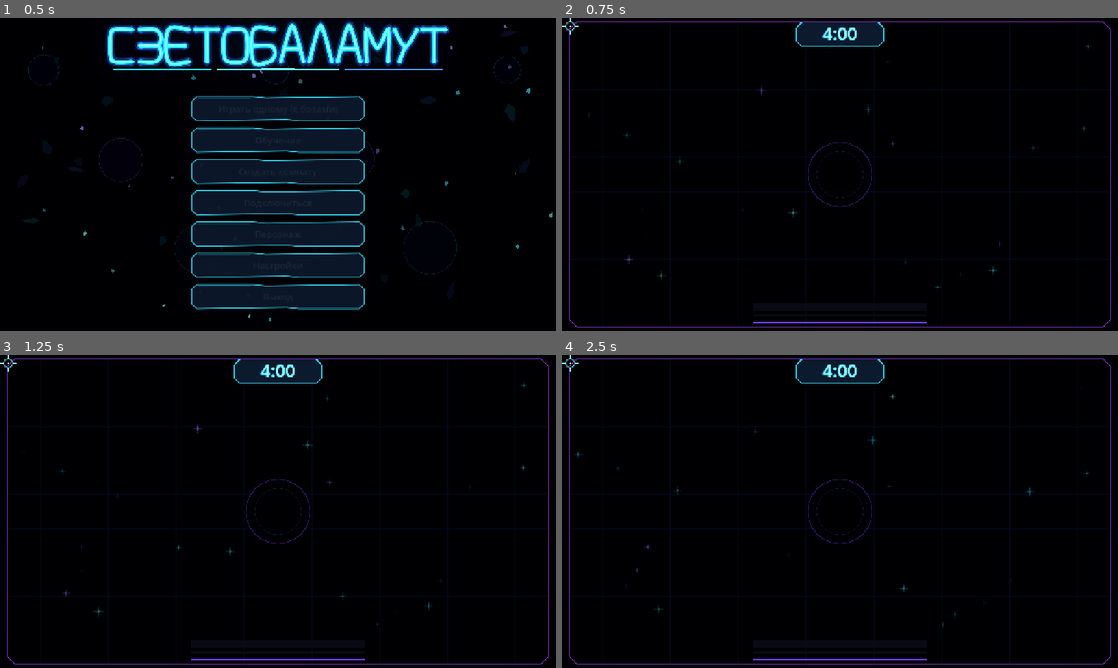
Above: before the commit, frames 1-4 (two rows, left to right).
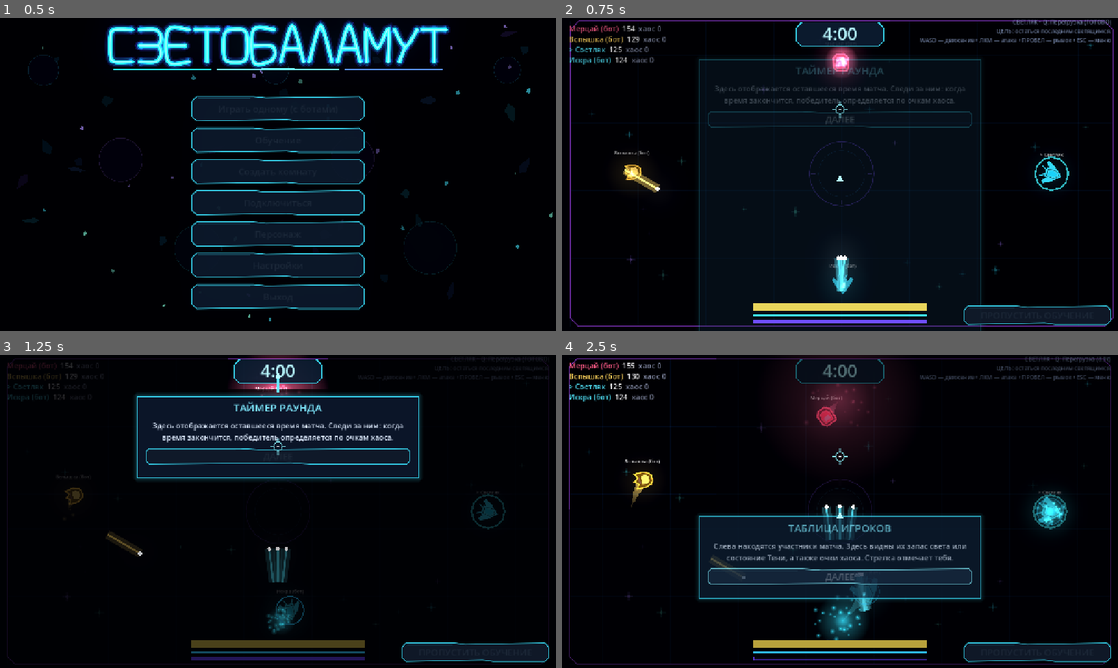
Above: after the commit, the same moments.

Repository: DvoreZZKy/svetobalamut
Game: Godot game, scene res://scenes/menu.tscn
Same seed, same stepped clock (60 frames per second), same inputs: the game is played once before the commit and once after it.
Inputs (mouse positions are in pixels of both pictures, inside the frame that each line leads up to):
- Up to frame 1 (0.5 s): no input
- Up to frame 2 (0.75 s): click "Играть одному (с ботами)" at 0.5 s
- Up to frame 3 (1.25 s): no input
- Up to frame 4 (2.5 s): tap Enter (restart) at 1.25 s; move the mouse to (962, 495) at 1.27 s; hold D (right) 1.28-2 s; tap Q (ability) at 1.35 s; click (962, 495) at 1.42 s; click (840, 455) at 2 s, where only the run after the commit has a clickable "ДАЛЕЕ"

Frame 1 is identical in both runs. In frame 2, 13% of the frame differs, in the area x 0-100%, y 0-100%; in frame 3, 20%; in frame 4, 23%, in the area x 0-99%, y 0-99%.
Error before the commit: Parse Error: Cannot infer the type of "old_light" variable because the value doesn't have a set type. (res://scripts/sim.gd:281)

Commit message:
Fix inferred light variable types in simulation

Diff:
--- a/scripts/sim.gd
+++ b/scripts/sim.gd
@@ -278,9 +278,9 @@
 		if eater.hp <= 0:
 			eater.dead = true
 			events.append({"t": "eat", "x": eater.pos.x, "y": eater.pos.y, "c": p.ci})
-			var old_light := p.light
+			var old_light: float = float(p.light)
 			p.light = minf(p.max_light, p.light + 9.0)
-			var healed := p.light - old_light
+			var healed: float = float(p.light) - old_light
 			if healed > 0.01:
 				events.append({"t": "heal", "id": p.id, "amount": healed})
 		else:
@@ -391,17 +391,17 @@
 			if contributor.shadow or contributor.decoy:
 				continue
 			var share := KILL_BONUS * maxf(0.0, float(damage_by[attacker_id])) / total_damage
-			var old_light := contributor.light
+			var old_light: float = float(contributor.light)
 			contributor.light = minf(contributor.max_light, contributor.light + share)
-			var healed := contributor.light - old_light
+			var healed: float = float(contributor.light) - old_light
 			if healed > 0.01:
 				events.append({"t": "heal", "id": contributor.id, "amount": healed})
 	elif killer != 0 and killer != p.id and players.has(killer):
 		var fallback: Dictionary = players[killer]
 		if not fallback.shadow and not fallback.decoy:
-			var old_light := fallback.light
+			var old_light: float = float(fallback.light)
 			fallback.light = minf(fallback.max_light, fallback.light + KILL_BONUS)
-			var healed := fallback.light - old_light
+			var healed: float = float(fallback.light) - old_light
 			if healed > 0.01:
 				events.append({"t": "heal", "id": fallback.id, "amount": healed})
 	if killer != 0 and killer != p.id and players.has(killer):
@@ -443,9 +443,9 @@
 	if src != 0 and players.has(src):
 		var a: Dictionary = players[src]
 		if not a.shadow:
-			var old_light := a.light
+			var old_light: float = float(a.light)
 			a.light = minf(a.max_light, a.light + reduced * 0.35)
-			var healed := a.light - old_light
+			var healed: float = float(a.light) - old_light
 			if healed > 0.01:
 				events.append({"t": "heal", "id": a.id, "amount": healed})
 	if p.light <= 0.0 and not p.decoy and not p.shadow:
@@ -563,9 +563,9 @@
 						events.append({"t": "eat", "x": e.pos.x, "y": e.pos.y, "c": 0})
 						if players.has(b.owner) and not players[b.owner].shadow:
 							var eater_healer: Dictionary = players[b.owner]
-							var old_light := eater_healer.light
+							var old_light: float = float(eater_healer.light)
 							eater_healer.light = minf(eater_healer.max_light, eater_healer.light + 9.0)
-							var healed := eater_healer.light - old_light
+							var healed: float = float(eater_healer.light) - old_light
 							if healed > 0.01:
 								events.append({"t": "heal", "id": eater_healer.id, "amount": healed})
 					else:
@@ -655,9 +655,9 @@
 				a.ci = b.ci
 				_set_kind(b, old_kind)
 				b.ci = old_color
-				var old_light := a.light
+				var old_light: float = float(a.light)
 				a.light = minf(a.max_light, a.light + amt)
-				var healed := a.light - old_light
+				var healed: float = float(a.light) - old_light
 				if healed > 0.01:
 					events.append({"t": "heal", "id": a.id, "amount": healed})
 				b.light = maxf(1.0, b.light - amt)
